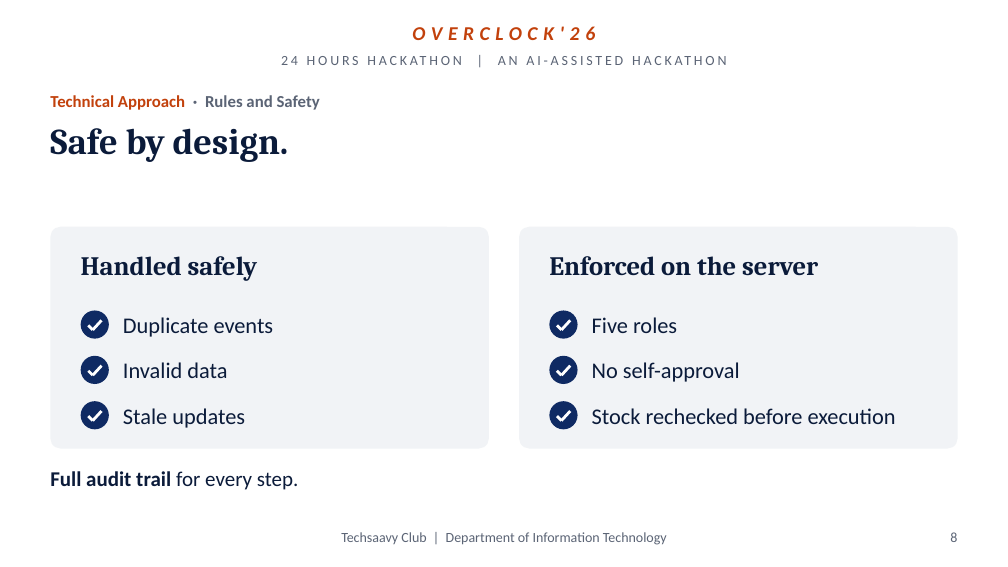
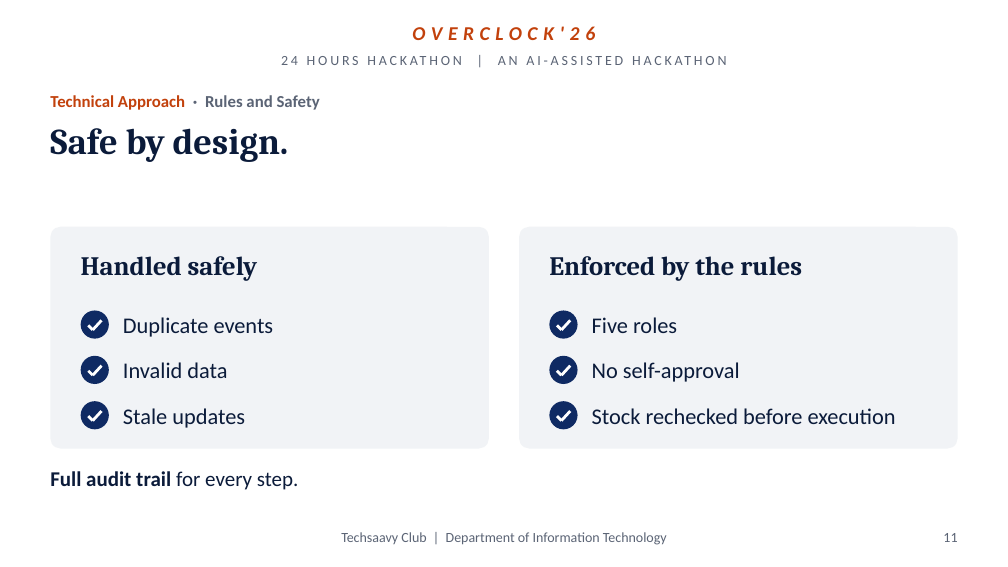
Before and after one commit to RakeshKumar-18/disruptionIQ, a slide deck: slide 11 of docs/DisruptionIQ_Overclock26.pptx (slide 8 before the commit). Drawn at 1008x567 pixels with LibreOffice and Linux fonts; fonts in the diff are those of the drawing; background and template pictures are left out. Boxes give left, top, right and bottom in pixels: in the first picture for what was removed or moved away, otherwise in the second. Text is boxed around its words. In the diff, an @@ line names an element or a change of style, - is before the commit and + after.

```diff
--- a/docs/DisruptionIQ_Overclock26.pptx
+++ b/docs/DisruptionIQ_Overclock26.pptx
@@ text at [549, 256, 802, 281]: text changed @@
-Enforced on the server
+Enforced by the rules
@@ page number at [943, 533, 957, 542]: text changed @@
-8
+11
```
Also in this commit, not shown: 5 other slides changed, 4 slides added, 1 slide removed, 2 other files.
